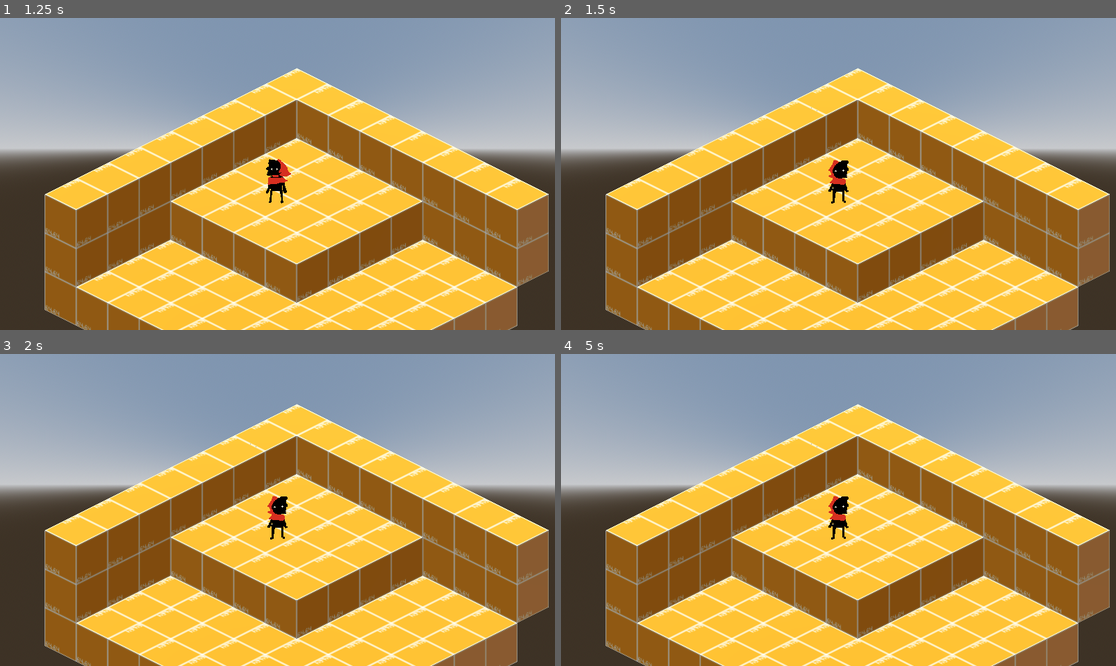
Above: before the commit, frames 1-4 (two rows, left to right).
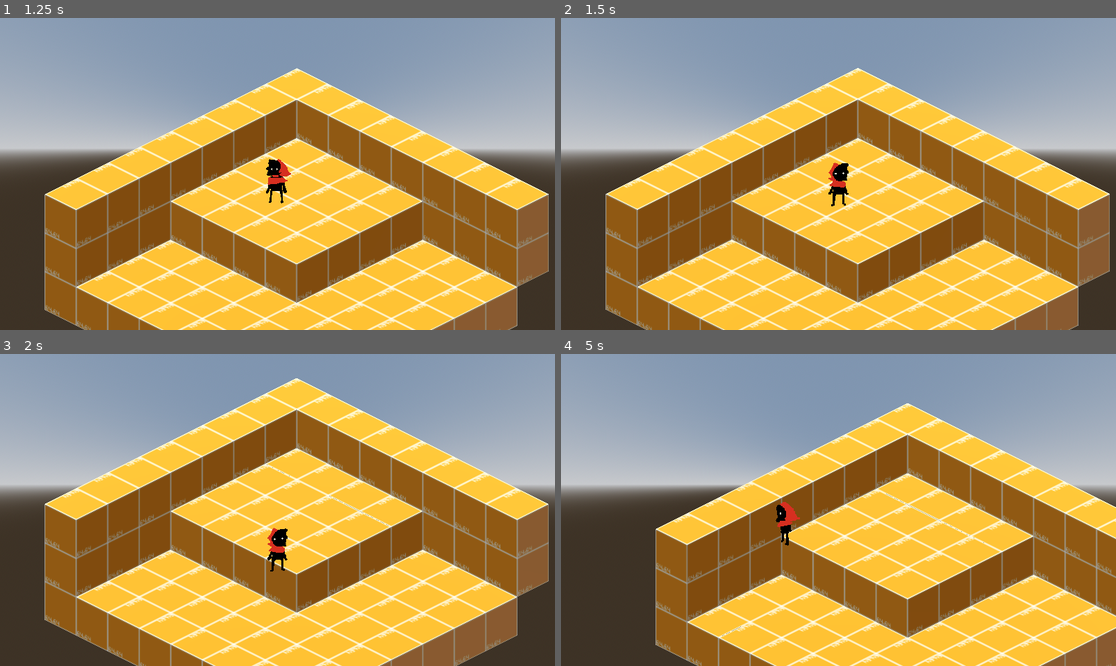
Above: after the commit, the same moments.

Repository: AlexRavelo/PrometheusGame
Game: Godot game, scene res://assets/scenes/test_scene.tscn
Two runs of this game, one before a commit and one after it. Both use one fixed random seed, a clock stepped at 60 frames per second and the inputs below.
Inputs:
- Up to frame 1 (1.25 s): tap Enter at 0.5 s; hold D (Right, bound only after the commit) from 0.53 s (still down); hold R from 0.53 s (still down); tap Z (Attack) at 0.6 s
- Up to frame 2 (1.5 s): tap Space at 1.25 s; release D (Right, bound only after the commit) at 1.28 s; release R at 1.28 s; hold S (Down, bound only after the commit) from 1.28 s (still down); tap R at 1.35 s
- Up to frame 3 (2 s): keep holding S (Down, bound only after the commit); tap Z (Attack) at 1.55 s
- Up to frame 4 (5 s): release S (Down, bound only after the commit) at 2.03 s; hold D (Right, bound only after the commit) 2.03-2.78 s; hold R 2.03-2.78 s; tap Z (Attack) at 2.1, 3.05, 3.6, 4.55 s; tap Enter at 2.75 s; hold W (Up, bound only after the commit) 2.78-3.53 s; tap R at 2.85, 4.35 s; hold R 3.53-4.28 s; hold A (Left, bound only after the commit) from 3.53 s (still down); tap Space at 4.25 s

Frame 1 is identical in both runs. In frame 2, 4.3% of the frame differs, in the area x 8-99%, y 16-100%; in frame 3, 44%, in the area x 8-99%, y 7-100%; in frame 4, 43%.

Commit message:
arrows to wasd, adds debug command function

Diff:
--- a/assets/code/basePlayer.gd
+++ b/assets/code/basePlayer.gd
@@ -16,12 +16,15 @@
 	if Input.is_action_just_pressed("Attack"):
 		attack()
 
-	if Input.is_key_pressed(KEY_R): #in case you fall and fucking die, DELETE LATER
-		get_tree().reload_current_scene()
+	debug_commands()
 
 	move_input()
 
 	move_and_slide()
+
+func debug_commands():
+	if Input.is_key_pressed(KEY_R): #in case you fall and fucking die, DELETE LATER
+		get_tree().reload_current_scene()
 
 func move_input():
 	var inputdir = Input.get_vector("Left","Right", "Up", "Down")
@@ -37,3 +40,4 @@
 func attack():
 	var target = attack_hitbox.get_overlapping_bodies()
 	print("RATCHET ATTACK")
+	#if target is in enemy group then emit signal
--- a/project.godot
+++ b/project.godot
@@ -19,28 +19,28 @@
 
 Up={
 "deadzone": 0.5,
-"events": [Object(InputEventKey,"resource_local_to_scene":fa …(140 unchanged characters)… d":false,"keycode":0,"physical_keycode":4194320,"key_label":0,"unicode":0,"echo":false,"script":null)
+"events": [Object(InputEventKey,"resource_local_to_scene":fa …(140 unchanged characters)… d":false,"keycode":0,"physical_keycode":87,"key_label":0,"unicode":119,"echo":false,"script":null)
 , Object(InputEventJoypadButton,"resource_local_to_scene":false,"resource_name":"","device":-1,"button_index":11,"pressure":0.0,"pressed":true,"script":null)
 , Object(InputEventJoypadMotion,"resource_local_to_scene":false,"resource_name":"","device":-1,"axis":1,"axis_value":-1.0,"script":null)
 ]
 }
 Down={
 "deadzone": 0.5,
-"events": [Object(InputEventKey,"resource_local_to_scene":fa …(140 unchanged characters)… d":false,"keycode":0,"physical_keycode":4194322,"key_label":0,"unicode":0,"echo":false,"script":null)
+"events": [Object(InputEventKey,"resource_local_to_scene":fa …(140 unchanged characters)… d":false,"keycode":0,"physical_keycode":83,"key_label":0,"unicode":115,"echo":false,"script":null)
 , Object(InputEventJoypadButton,"resource_local_to_scene":false,"resource_name":"","device":-1,"button_index":12,"pressure":0.0,"pressed":true,"script":null)
 , Object(InputEventJoypadMotion,"resource_local_to_scene":false,"resource_name":"","device":-1,"axis":1,"axis_value":1.0,"script":null)
 ]
 }
 Left={
 "deadzone": 0.5,
-"events": [Object(InputEventKey,"resource_local_to_scene":fa …(140 unchanged characters)… d":false,"keycode":0,"physical_keycode":4194319,"key_label":0,"unicode":0,"echo":false,"script":null)
+"events": [Object(InputEventKey,"resource_local_to_scene":fa …(140 unchanged characters)… d":false,"keycode":0,"physical_keycode":65,"key_label":0,"unicode":97,"echo":false,"script":null)
 , Object(InputEventJoypadButton,"resource_local_to_scene":false,"resource_name":"","device":-1,"button_index":13,"pressure":0.0,"pressed":true,"script":null)
 , Object(InputEventJoypadMotion,"resource_local_to_scene":false,"resource_name":"","device":-1,"axis":0,"axis_value":-1.0,"script":null)
 ]
 }
 Right={
 "deadzone": 0.5,
-"events": [Object(InputEventKey,"resource_local_to_scene":fa …(140 unchanged characters)… d":false,"keycode":0,"physical_keycode":4194321,"key_label":0,"unicode":0,"echo":false,"script":null)
+"events": [Object(InputEventKey,"resource_local_to_scene":fa …(140 unchanged characters)… d":false,"keycode":0,"physical_keycode":68,"key_label":0,"unicode":100,"echo":false,"script":null)
 , Object(InputEventJoypadButton,"resource_local_to_scene":false,"resource_name":"","device":-1,"button_index":14,"pressure":0.0,"pressed":true,"script":null)
 , Object(InputEventJoypadMotion,"resource_local_to_scene":false,"resource_name":"","device":-1,"axis":0,"axis_value":1.0,"script":null)
 ]
Not shown: 2 places in assets/meshes/devmesh.tres that only renumber resources
